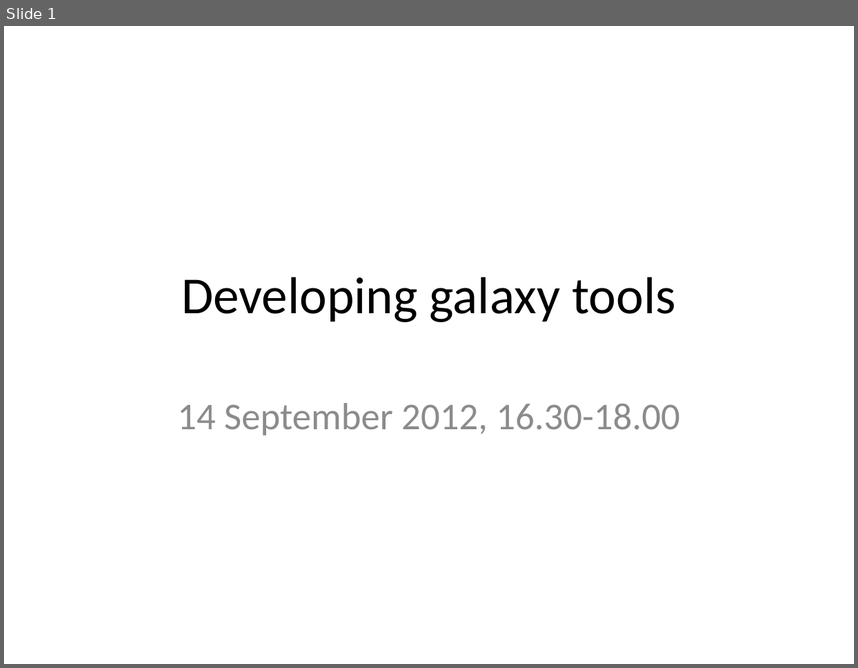
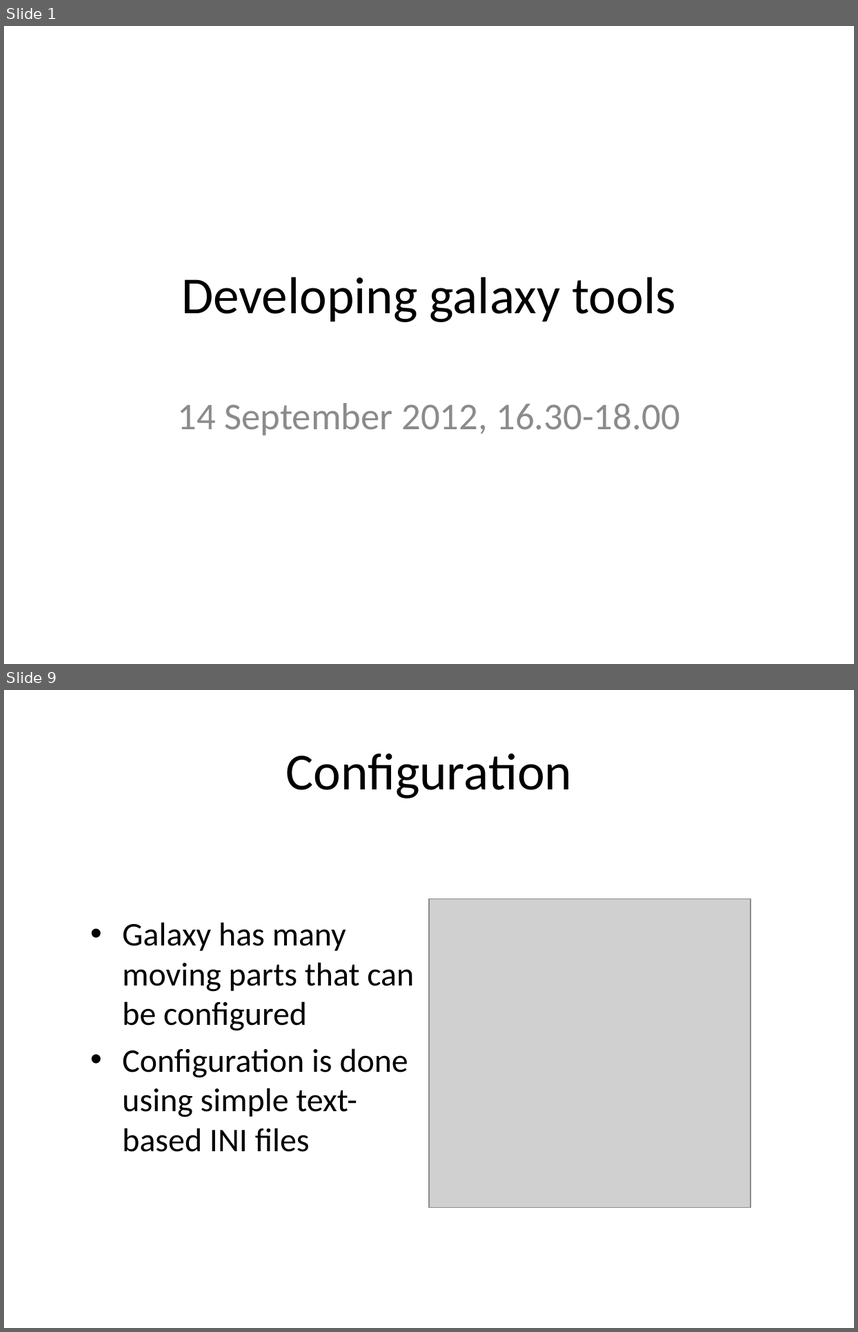
Before and after one commit to rvosa/ngs-workflows, a slide deck: doc/slides/day4/session4/DevelopingGalaxy.pptx. Shown one above the other, each under a label of ours: slide 1 before the commit, slides 1 and 9 after it; the slides between them are not shown. The pictures are 858x668 and 858x1332 pixels, drawn with LibreOffice and Linux fonts; fonts in the diff are those of the drawing; grey boxes stand for pictures. Boxes give left, top, right and bottom in pixels: in the first picture for what was removed or moved away, otherwise in the second. Text is boxed around its words. In the diff, an @@ line names an element or a change of style, - is before the commit and + after.

```diff
--- a/doc/slides/day4/session4/DevelopingGalaxy.pptx
+++ b/doc/slides/day4/session4/DevelopingGalaxy.pptx
@@ slide 9 added at [4,690,854,1328], background #FFFFFF @@
@@ title added at [286,753,572,798], 44 pt, text #000000 @@
+Configuration
@@ picture added at [429,899,751,1208] @@
@@ text added at [122,922,414,1152], 28 pt, text #000000 @@
+• Galaxy has many moving parts that can be configured
+• Configuration is done using simple text-based INI files
```
Also in this commit, not shown: 1 slide changed, 10 other slides added, 4 slides removed.
